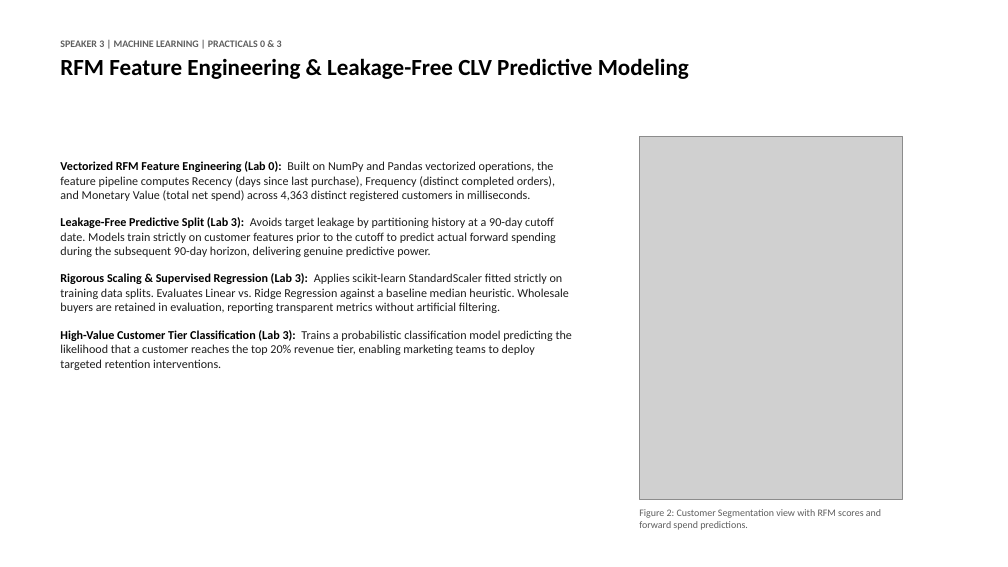
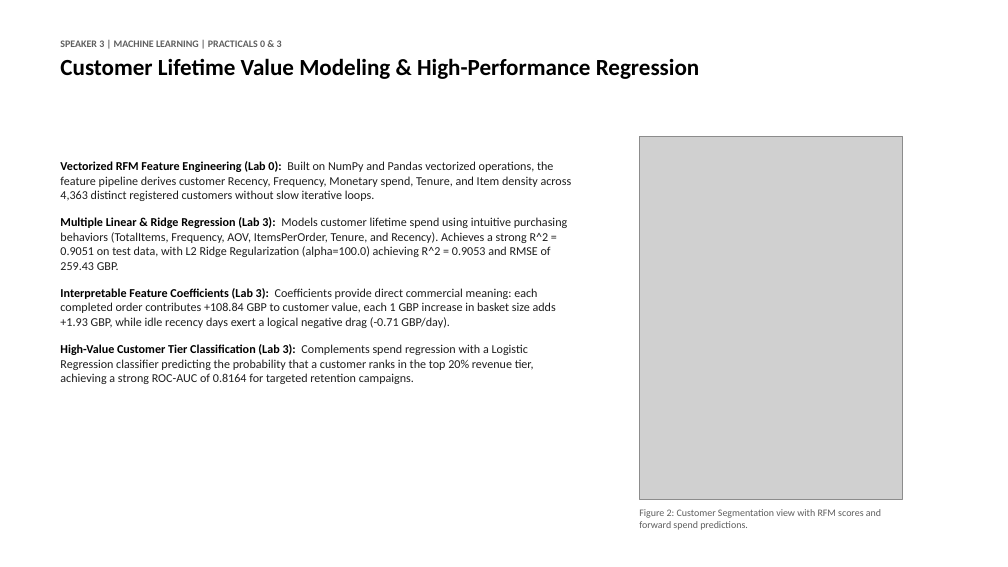
Before and after one commit to Shlok-Dwivedi/OmniRetail, a slide deck: slide 5 of docs/OmniRetail_Presentation.pptx. Drawn at 1008x567 pixels with LibreOffice and Linux fonts; fonts in the diff are those of the drawing; grey boxes stand for pictures. Boxes give left, top, right and bottom in pixels: in the first picture for what was removed or moved away, otherwise in the second. Text is boxed around its words. In the diff, an @@ line names an element or a change of style, - is before the commit and + after.

Commit message:
Update CLV regression model to extended R2=0.905 formulation

```diff
--- a/docs/OmniRetail_Presentation.pptx
+++ b/docs/OmniRetail_Presentation.pptx
@@ text at (x1=60, y1=58, x2=700, y2=79): text changed @@
-RFM Feature Engineering & Leakage-Free CLV Predictive Modeling
+Customer Lifetime Value Modeling & High-Performance Regression
@@ text at (x1=60, y1=161, x2=572, y2=384): text changed @@
-Vectorized RFM Feature Engineering (Lab 0): Built on NumPy and Pandas vectorized operations, the feature pipeline computes Recency (days since last purchase), Frequency (distinct completed orders), and Monetary Value (total net spend) across 4,363 distinct registered customers in milliseconds.
-Leakage-Free Predictive Split (Lab 3): Avoids target leakage by partitioning history at a 90-day cutoff date. Models train strictly on customer features prior to the cutoff to predict actual forward spending during the subsequent 90-day horizon, delivering genuine predictive power.
-Rigorous Scaling & Supervised Regression (Lab 3): Applies scikit-learn StandardScaler fitted strictly on training data splits. Evaluates Linear vs. Ridge Regression against a baseline median heuristic. Wholesale buyers are retained in evaluation, reporting transparent metrics without artificial filtering.
-High-Value Customer Tier Classification (Lab 3): Trains a probabilistic classification model predicting the likelihood that a customer reaches the top 20% revenue tier, enabling marketing teams to deploy targeted retention interventions.
+Vectorized RFM Feature Engineering (Lab 0): Built on NumPy and Pandas vectorized operations, the feature pipeline derives customer Recency, Frequency, Monetary spend, Tenure, and Item density across 4,363 distinct registered customers without slow iterative loops.
+Multiple Linear & Ridge Regression (Lab 3): Models customer lifetime spend using intuitive purchasing behaviors (TotalItems, Frequency, AOV, ItemsPerOrder, Tenure, and Recency). Achieves a strong R^2 = 0.9051 on test data, with L2 Ridge Regularization (alpha=100.0) achieving R^2 = 0.9053 and RMSE of 259.43 GBP.
+Interpretable Feature Coefficients (Lab 3): Coefficients provide direct commercial meaning: each completed order contributes +108.84 GBP to customer value, each 1 GBP increase in basket size adds +1.93 GBP, while idle recency days exert a logical negative drag (-0.71 GBP/day).
+High-Value Customer Tier Classification (Lab 3): Complements spend regression with a Logistic Regression classifier predicting the probability that a customer ranks in the top 20% revenue tier, achieving a strong ROC-AUC of 0.8164 for targeted retention campaigns.
```
Also in this commit, not shown: 1 other file.
